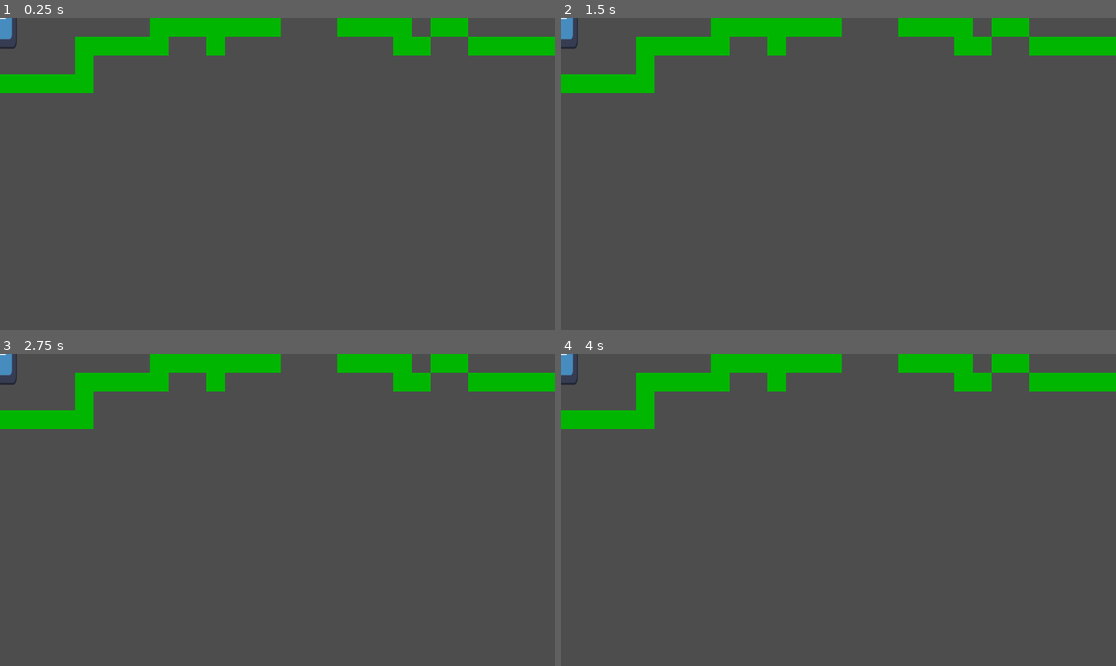
Above: before the commit, frames 1-4 (two rows, left to right).
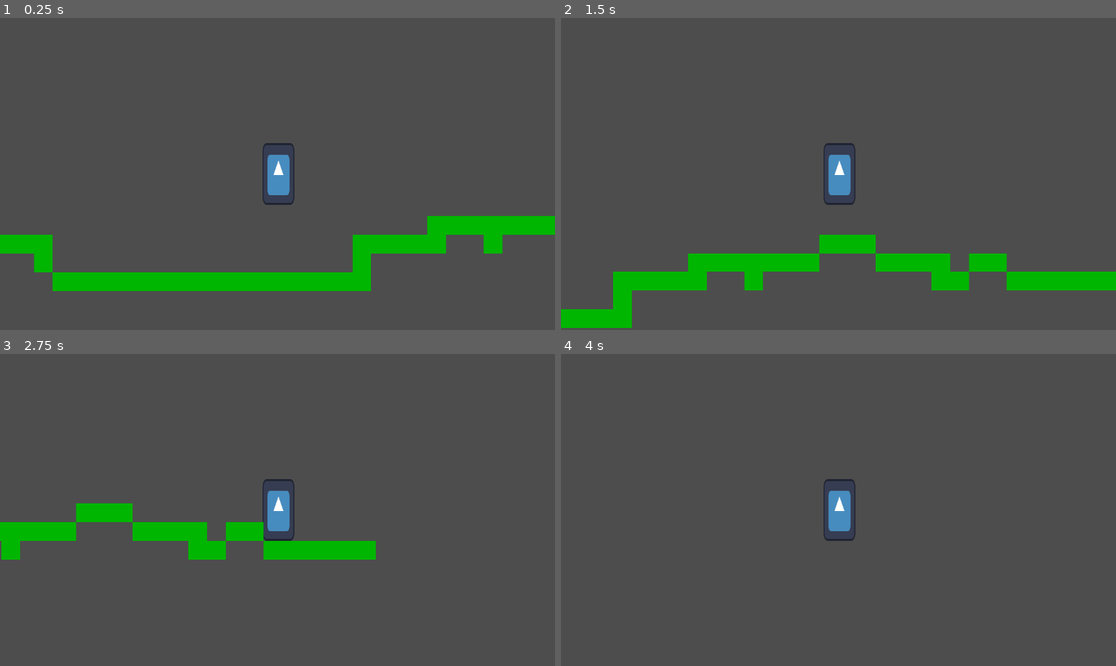
Above: after the commit, the same moments.

Repository: GavinWu42711/Daydream-Game
Game: Godot game, scene res://main.tscn
Same seed, same stepped clock (60 frames per second), same inputs: the game is played once before the commit and once after it. Before the commit the project has no main scene; this scene is started directly in both runs. The engine's default icon, where the game draws it, is replaced by a stand-in: a white triangle on a blue panel in a dark square.
Inputs:
- Up to frame 1 (0.25 s): no input
- Up to frame 2 (1.5 s): hold D (right, bound only after the commit) from 0.53 s (still down); tap Up (jump, bound only after the commit) at 0.6, 0.77, 1.07, 1.35 s
- Up to frame 3 (2.75 s): tap Up (jump, bound only after the commit) at 1.52, 1.82, 2.1 s; release D (right, bound only after the commit) at 2.03 s; hold A (left, bound only after the commit) from 2.03 s (still down)
- Up to frame 4 (4 s): tap Enter at 2.75 s; release A (left, bound only after the commit) at 2.78 s; hold D (right, bound only after the commit) from 2.78 s (still down); tap Up (jump, bound only after the commit) at 2.85, 3.02, 3.32, 3.6, 3.77 s

The runs differ from the first frame. In frame 1, 14% of the frame differs, in the area x 0-100%, y 0-88%; in frame 2, 14%; in frame 3, 12%; in frame 4, 7.3%.

Commit message:
Player physics (first)

Diff:
--- a/main.tscn
+++ b/main.tscn
@@ -1,5 +1,6 @@
-[gd_scene load_steps=6 format=4 uid="uid://cnjxtsmumkbp7"]
-
+[gd_scene load_steps=7 format=4 uid="uid://cnjxtsmumkbp7"]
+
+[ext_resource type="Script" uid="uid://b5ky8mgsgkex5" path="res://player.gd" id="1_h2yge"]
 [ext_resource type="Texture2D" uid="uid://cttqoicjr6a76" path="res://icon.svg" id="1_ig7tw"]
 [ext_resource type="Texture2D" uid="uid://cm1h0cfkly5jc" path="res://green.png" id="2_0xm2m"]
 
@@ -304,6 +305,7 @@
 [node name="Node2D" type="Node2D"]
 
 [node name="Player" type="CharacterBody2D" parent="."]
+script = ExtResource("1_h2yge")
 
 [node name="Sprite2D" type="Sprite2D" parent="Player"]
 position = Vector2(2, 0)
@@ -314,7 +316,10 @@
 position = Vector2(3, 1)
 shape = SubResource("RectangleShape2D_ig7tw")
 
+[node name="Camera2D" type="Camera2D" parent="Player"]
+
 [node name="TileMapLayer" type="TileMapLayer" parent="."]
+position = Vector2(0, 159.99998)
 scale = Vector2(2.43, 2.43)
 tile_map_data = PackedByteArray("AAD9/wMAAAAFAAYAAAD+/wMAAAAFAAYAAAABAAMAAAAFAAYAAAACAAMAAAAFAAYAAAD//wMAAAAFAAYAAAAAAA …(832 unchanged characters)…
 tile_set = SubResource("TileSet_0xm2m")
--- /dev/null
+++ b/player.gd
@@ -0,0 +1,25 @@
+extends CharacterBody2D
+
+
+const SPEED = 900.0
+const JUMP_VELOCITY = -900.0
+
+
+func _physics_process(delta: float) -> void:
+	# Add the gravity.
+	if not is_on_floor():
+		velocity += get_gravity() * delta
+
+	# Handle jump.
+	if Input.is_action_just_pressed("jump") and is_on_floor():
+		velocity.y = JUMP_VELOCITY
+
+	# Get the input direction and handle the movement/deceleration.
+	# As good practice, you should replace UI actions with custom gameplay actions.
+	var direction := Input.get_axis("left", "right")
+	if direction:
+		velocity.x = direction * SPEED
+	else:
+		velocity.x = move_toward(velocity.x, 0, SPEED)
+
+	move_and_slide()
--- a/project.godot
+++ b/project.godot
@@ -11,6 +11,7 @@
 [application]
 
 config/name="Daydream Game"
+run/main_scene="uid://cnjxtsmumkbp7"
 config/features=PackedStringArray("4.5", "Mobile")
 config/icon="res://icon.svg"
 
@@ -18,6 +19,31 @@
 
 project/assembly_name="Daydream Game"
 
+[input]
+
+jump={
+"deadzone": 0.2,
+"events": [Object(InputEventKey,"resource_local_to_scene":false,"resource_name":"","device":0,"window_id":0,"alt_pressed":false,"shift_pressed":false,"ctrl_pressed":false,"meta_pressed":false,"pressed":false,"keycode":0,"physical_keycode":4194320,"key_label":0,"unicode":0,"location":0,"echo":false,"script":null)
+, Object(InputEventKey,"resource_local_to_scene":false,"resource_name":"","device":0,"window_id":0,"alt_pressed":false,"shift_pressed":false,"ctrl_pressed":false,"meta_pressed":false,"pressed":false,"keycode":0,"physical_keycode":32,"key_label":0,"unicode":0,"location":0,"echo":false,"script":null)
+]
+}
+right={
+"deadzone": 0.2,
+"events": [Object(InputEventKey,"resource_local_to_scene":false,"resource_name":"","device":0,"window_id":0,"alt_pressed":false,"shift_pressed":false,"ctrl_pressed":false,"meta_pressed":false,"pressed":false,"keycode":0,"physical_keycode":68,"key_label":0,"unicode":0,"location":0,"echo":false,"script":null)
+, Object(InputEventKey,"resource_local_to_scene":false,"resource_name":"","device":0,"window_id":0,"alt_pressed":false,"shift_pressed":false,"ctrl_pressed":false,"meta_pressed":false,"pressed":false,"keycode":0,"physical_keycode":4194321,"key_label":0,"unicode":0,"location":0,"echo":false,"script":null)
+]
+}
+left={
+"deadzone": 0.2,
+"events": [Object(InputEventKey,"resource_local_to_scene":false,"resource_name":"","device":0,"window_id":0,"alt_pressed":false,"shift_pressed":false,"ctrl_pressed":false,"meta_pressed":false,"pressed":false,"keycode":0,"physical_keycode":65,"key_label":0,"unicode":0,"location":0,"echo":false,"script":null)
+, Object(InputEventKey,"resource_local_to_scene":false,"resource_name":"","device":0,"window_id":0,"alt_pressed":false,"shift_pressed":false,"ctrl_pressed":false,"meta_pressed":false,"pressed":false,"keycode":0,"physical_keycode":4194319,"key_label":0,"unicode":0,"location":0,"echo":false,"script":null)
+]
+}
+
+[physics]
+
+2d/default_gravity=2500.0
+
 [rendering]
 
 renderer/rendering_method="mobile"
Not shown, added: player.gd.uid
